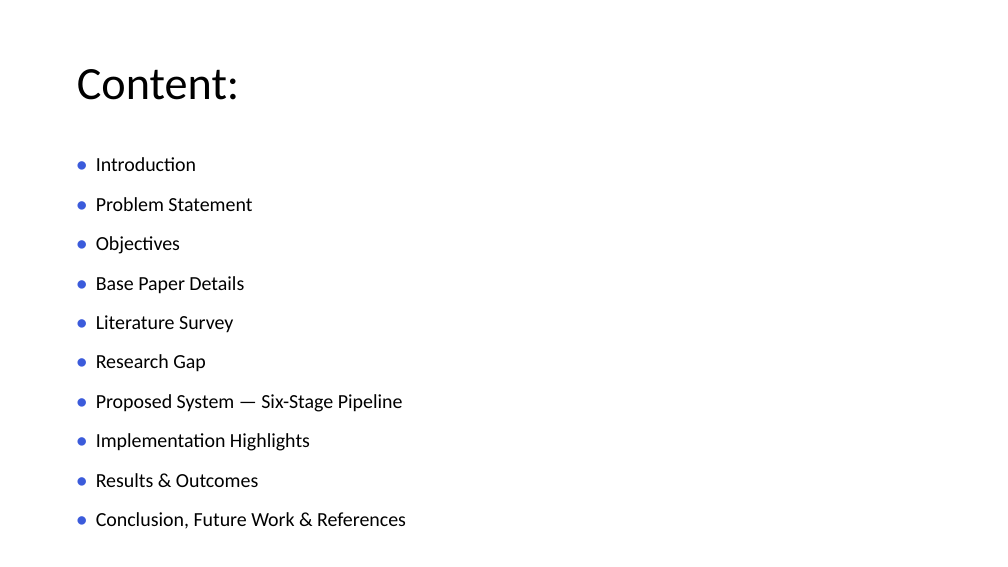
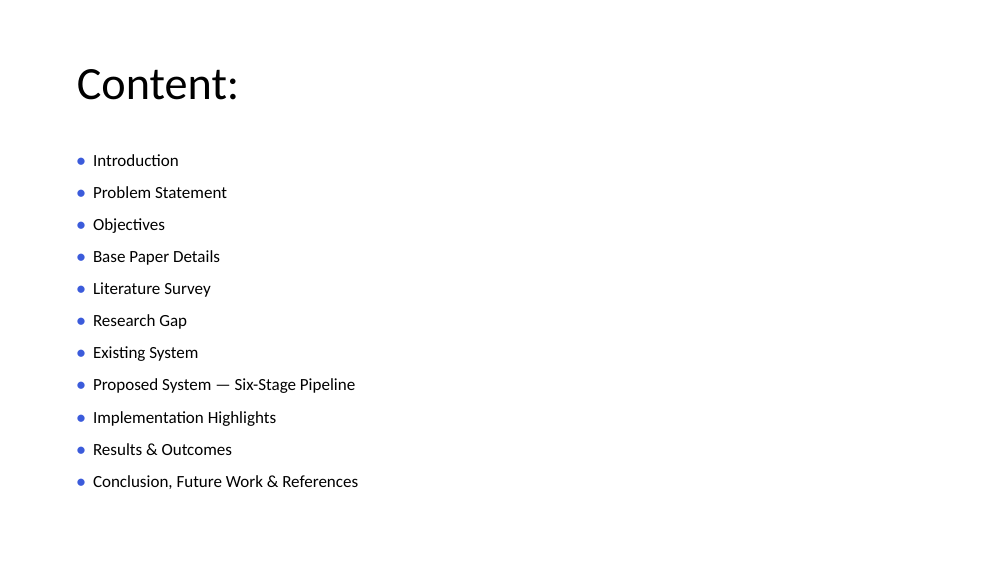
Before and after one commit to Mudit021/CivicSense-AI-Based-Citizen-Complaint-Analyzer, a slide deck: slide 2 of Project_Presentation.pptx. Drawn at 1008x567 pixels with LibreOffice and Linux fonts; fonts in the diff are those of the drawing. Boxes give left, top, right and bottom in pixels: in the first picture for what was removed or moved away, otherwise in the second. Text is boxed around its words. In the diff, an @@ line names an element or a change of style, - is before the commit and + after.

```diff
--- a/Project_Presentation.pptx
+++ b/Project_Presentation.pptx
@@ text at [93,154,358,489]: size 19 to 16.1 pt; line spacing 0.9 to 0.7 @@
@@ text at [93,346,198,361]: paragraph added @@
+• Existing System
```
Also in this commit, not shown: 6 other slides changed, 10 slides added, 1 slide removed, 51 other files.
